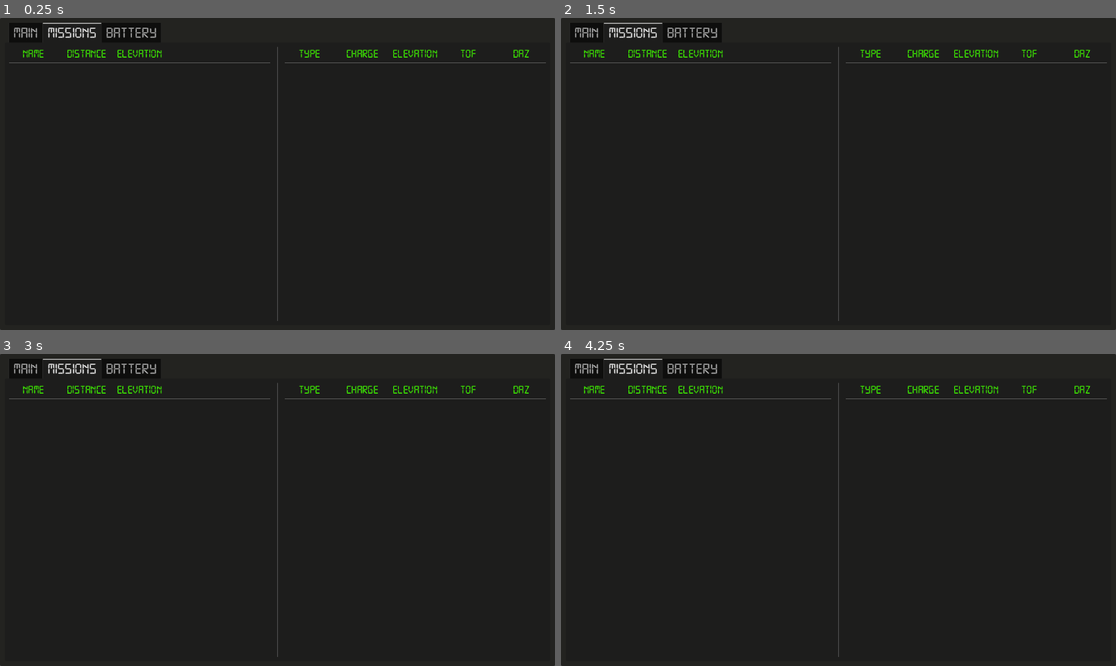
Above: before the commit, frames 1-4 (two rows, left to right).
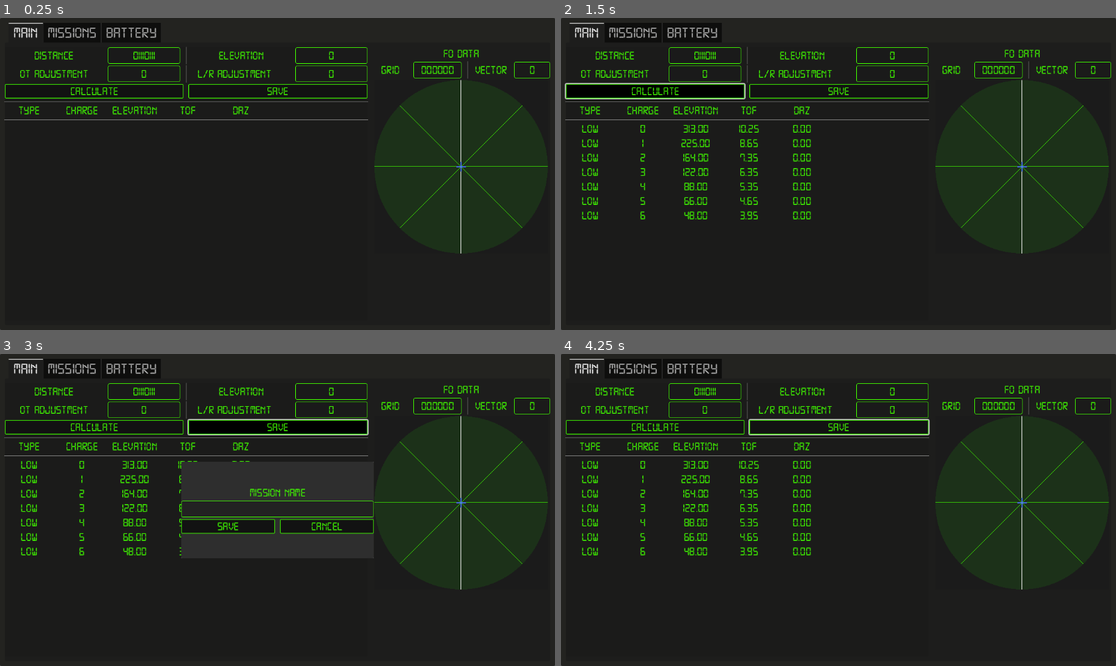
Above: after the commit, the same moments.

Repository: cparadis777/ArmaArtilleryPlanner
Game: Godot game, scene res://UI/main_ui.tscn
Two runs of this game, one before a commit and one after it. Both use one fixed random seed, a clock stepped at 60 frames per second and the inputs below.
Inputs (mouse positions are in pixels of both pictures, inside the frame that each line leads up to):
- Up to frame 1 (0.25 s): no input
- Up to frame 2 (1.5 s): click (655, 89) at 0.5 s, where only the run after the commit has a clickable "Calculate"; click (655, 89) at 1.25 s, where only the run after the commit has a clickable "Calculate"
- Up to frame 3 (3 s): click (94, 425) at 2 s, where only the run after the commit has a clickable "Calculate"; click (277, 425) at 2.75 s, where only the run after the commit has a clickable "Save"
- Up to frame 4 (4.25 s): click (888, 525) at 3.5 s, where only the run after the commit has a clickable "Cancel"

The runs differ from the first frame. In frame 1, 4.1% of the frame differs, in the area x 0-100%, y 1-98%; in frame 2, 6.9%; in frame 3, 7.2%; in frame 4, 5.8%.

Commit message:
Added save shortcut to popup

Diff:
--- a/UI/main_ui.tscn
+++ b/UI/main_ui.tscn
@@ -45,10 +45,9 @@
 layout_mode = 2
 theme = ExtResource("4_pdhop")
 theme_override_font_sizes/font_size = 32
-current_tab = 1
+current_tab = 0
 
 [node name="MAIN" type="MarginContainer" parent="Panel/MarginContainer/TabContainer"]
-visible = false
 layout_mode = 2
 theme_override_constants/margin_left = 0
 theme_override_constants/margin_right = 0
@@ -273,6 +272,7 @@
 metadata/_edit_lock_ = true
 
 [node name="MISSIONS" type="MarginContainer" parent="Panel/MarginContainer/TabContainer"]
+visible = false
 layout_mode = 2
 metadata/_tab_index = 1
 
--- a/UI/save_popup.gd
+++ b/UI/save_popup.gd
@@ -6,6 +6,11 @@
 func close() -> void:
 	self.queue_free()
 
+func _process(_delta: float) -> void:
+	if not %Name.text.is_empty() and Input.is_action_just_pressed("ui_accept"):
+		self.save()
+
+
 func save() -> void:
 	self.create_mission.emit(%Name.text)
 	self.hide()
--- a/UI/save_popup.tscn
+++ b/UI/save_popup.tscn
@@ -1,6 +1,20 @@
-[gd_scene load_steps=2 format=3 uid="uid://dtn16urdee6cb"]
+[gd_scene load_steps=6 format=3 uid="uid://dtn16urdee6cb"]
 
 [ext_resource type="Script" uid="uid://bf80534subaup" path="res://UI/save_popup.gd" id="1_qqs34"]
+
+[sub_resource type="InputEventKey" id="InputEventKey_qqs34"]
+device = -1
+keycode = 4194309
+
+[sub_resource type="Shortcut" id="Shortcut_cbrps"]
+events = [SubResource("InputEventKey_qqs34")]
+
+[sub_resource type="InputEventKey" id="InputEventKey_j3ldv"]
+device = -1
+keycode = 4194305
+
+[sub_resource type="Shortcut" id="Shortcut_ym2bd"]
+events = [SubResource("InputEventKey_j3ldv")]
 
 [node name="SavePopup" type="Popup"]
 title = "Save Mission"
@@ -11,8 +25,11 @@
 
 [node name="Panel" type="Panel" parent="."]
 custom_minimum_size = Vector2(400, 200)
-offset_right = 40.0
-offset_bottom = 40.0
+anchors_preset = 15
+anchor_right = 1.0
+anchor_bottom = 1.0
+grow_horizontal = 2
+grow_vertical = 2
 
 [node name="VBoxContainer" type="VBoxContainer" parent="Panel"]
 layout_mode = 1
@@ -41,11 +58,13 @@
 [node name="Save" type="Button" parent="Panel/VBoxContainer/HBoxContainer"]
 layout_mode = 2
 size_flags_horizontal = 3
+shortcut = SubResource("Shortcut_cbrps")
 text = "Save"
 
 [node name="Cancel" type="Button" parent="Panel/VBoxContainer/HBoxContainer"]
 layout_mode = 2
 size_flags_horizontal = 3
+shortcut = SubResource("Shortcut_ym2bd")
 text = "Cancel"
 
 [connection signal="pressed" from="Panel/VBoxContainer/HBoxContainer/Save" to="." method="save"]
--- a/project.godot
+++ b/project.godot
@@ -22,3 +22,12 @@
 [gui]
 
 theme/custom="res://Resources/MainTheme.tres"
+
+[input]
+
+ui_accept={
+"deadzone": 0.5,
+"events": [Object(InputEventKey,"resource_local_to_scene":false,"resource_name":"","device":0,"window_id":0,"alt_pressed":false,"shift_pressed":false,"ctrl_pressed":false,"meta_pressed":false,"pressed":false,"keycode":4194309,"physical_keycode":0,"key_label":0,"unicode":0,"location":0,"echo":false,"script":null)
+, Object(InputEventKey,"resource_local_to_scene":false,"resource_name":"","device":0,"window_id":0,"alt_pressed":false,"shift_pressed":false,"ctrl_pressed":false,"meta_pressed":false,"pressed":false,"keycode":4194310,"physical_keycode":0,"key_label":0,"unicode":0,"location":0,"echo":false,"script":null)
+]
+}
